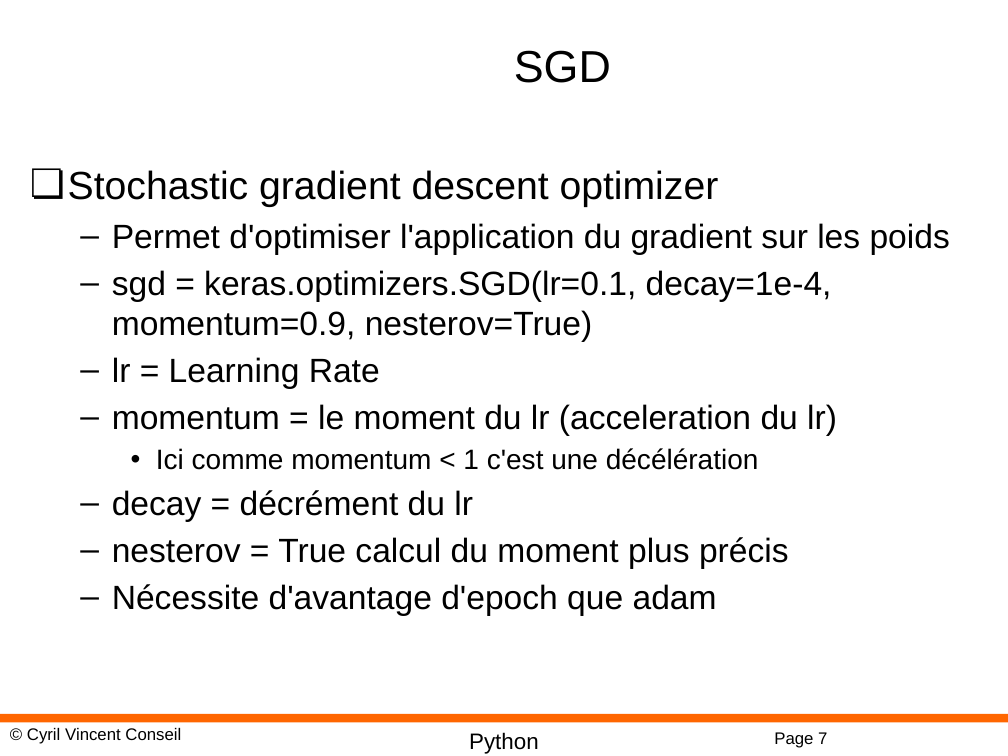
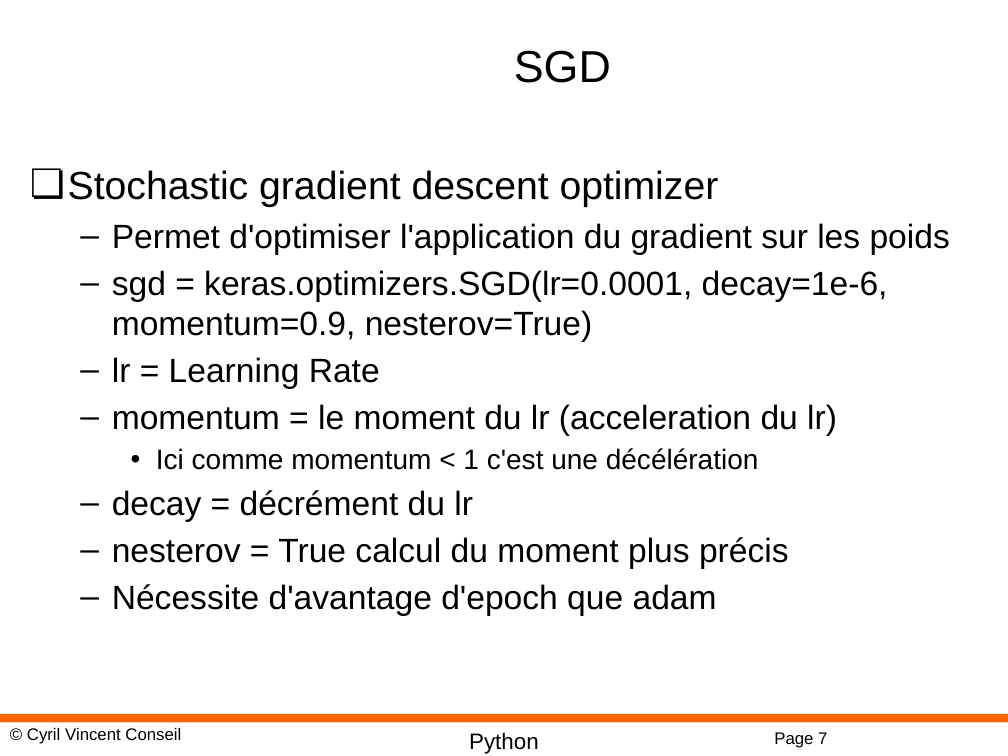
Before and after one commit to cyrilvincent/DL, a slide deck: slide 7 of PPT/DeepLearning14-CNN-Advanced.pptx. Drawn at 1008x756 pixels with LibreOffice and Linux fonts; fonts in the diff are those of the drawing; background and template pictures are left out. Boxes give left, top, right and bottom in pixels: in the first picture for what was removed or moved away, otherwise in the second. Text is boxed around its words. In the diff, an @@ line names an element or a change of style, - is before the commit and + after.

```diff
--- a/PPT/DeepLearning14-CNN-Advanced.pptx
+++ b/PPT/DeepLearning14-CNN-Advanced.pptx
@@ text at (112,270,888,342): text changed @@
-  – sgd = keras.optimizers.SGD(lr=0.1, decay=1e-4, momentum=0.9, nesterov=True)
+  – sgd = keras.optimizers.SGD(lr=0.0001, decay=1e-6, momentum=0.9, nesterov=True)
```
Also in this commit, not shown: 1 slide added, 7 other files.
